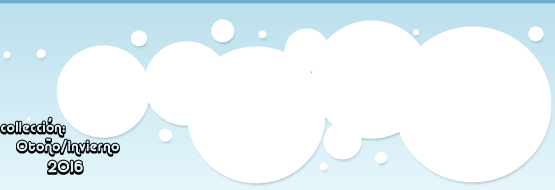
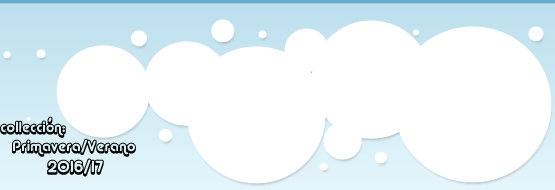
Before/after of a 555x190 layered artwork. What changed in the layer stack:
painted on "2016" over 83, 158, 104, 177
painted on "Otoño/Invierno" over 12, 137, 136, 157
